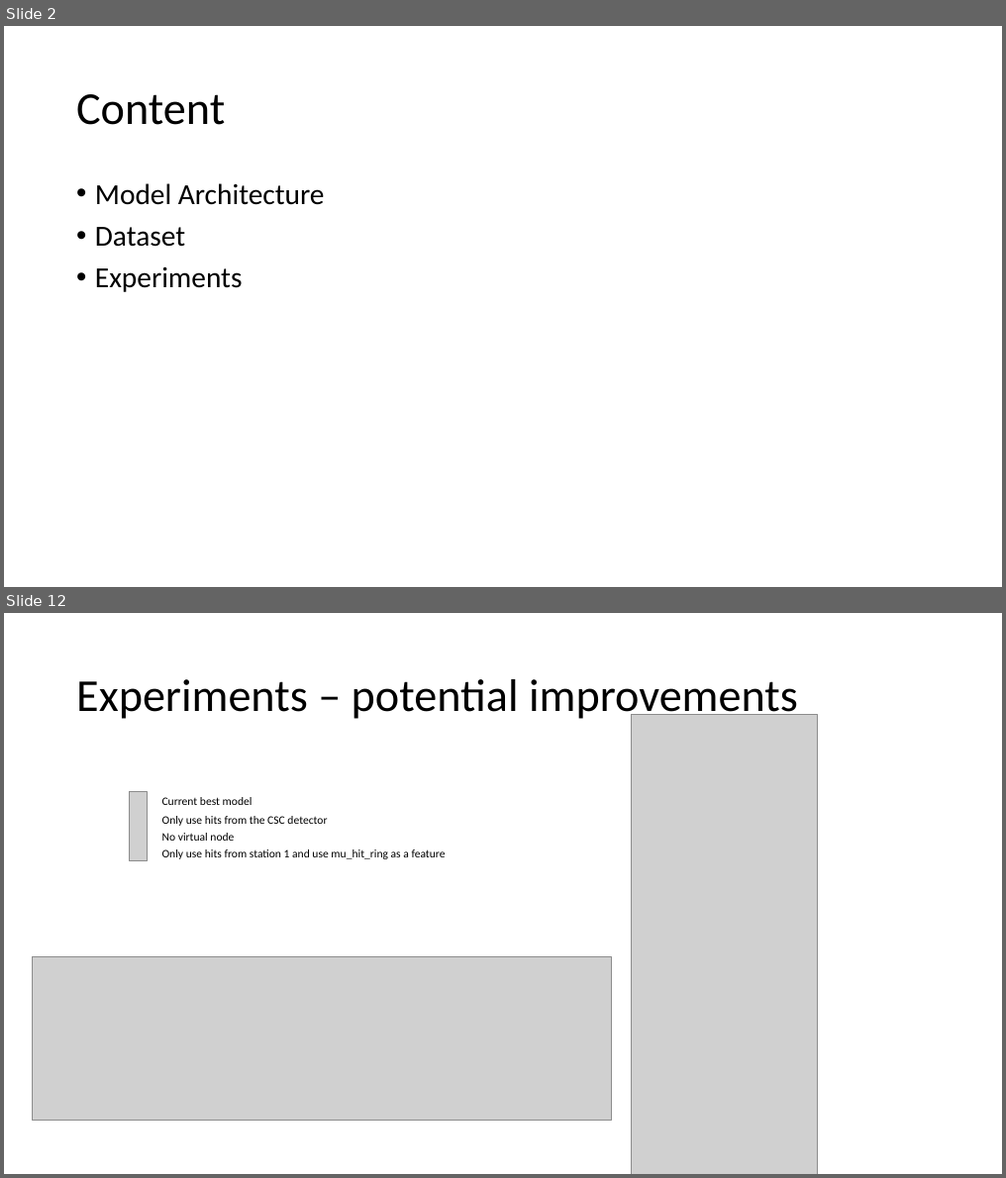
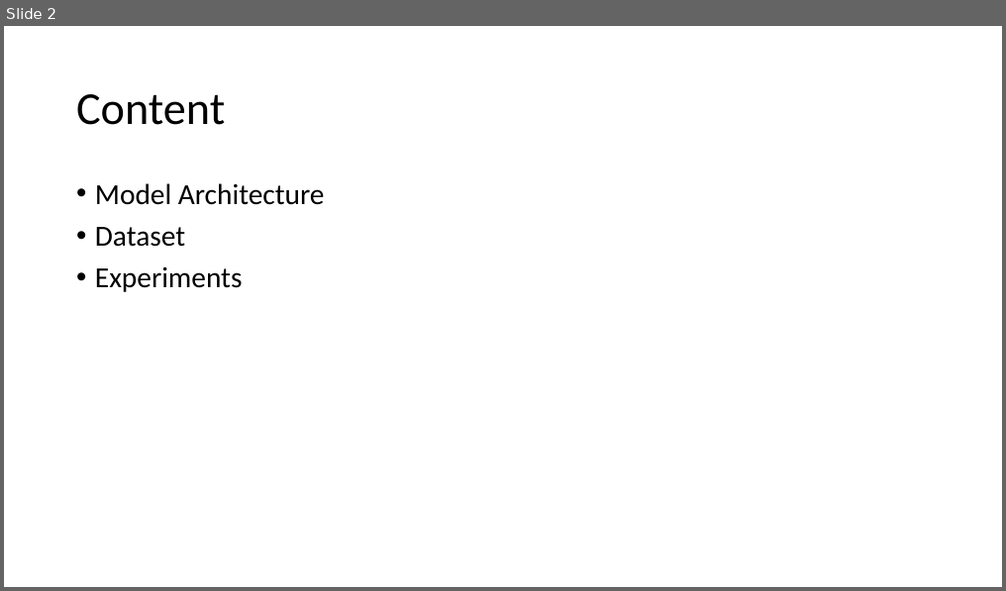
Before and after one commit to ekoenig4/Tau3MuGNNs, a slide deck: Tau3MuGNNs.pptx. Shown one above the other, each under a label of ours: slides 2 and 12 before the commit, slide 2 after it; the slides between them are not shown. The pictures are 1006x1178 and 1006x591 pixels, drawn with LibreOffice and Linux fonts; fonts in the diff are those of the drawing; grey boxes stand for pictures. Boxes give left, top, right and bottom in pixels: in the first picture for what was removed or moved away, otherwise in the second. Text is boxed around its words. In the diff, an @@ line names an element or a change of style, - is before the commit and + after.

```diff
--- a/Tau3MuGNNs.pptx
+++ b/Tau3MuGNNs.pptx
@@ slide 12 removed at [4,613,1002,1174], background #FFFFFF @@
@@ title removed at [76,679,798,723] @@
-Experiments – potential improvements
@@ picture removed at [632,714,817,1174] @@
@@ picture removed at [129,792,147,861] @@
@@ text removed at [162,797,252,805] @@
-Current best model
@@ text removed at [162,816,327,826] @@
-Only use hits from the CSC detector
@@ text removed at [162,833,234,841] @@
-No virtual node
@@ text removed at [162,850,446,860] @@
-Only use hits from station 1 and use mu_hit_ring as a feature
@@ picture removed at [32,958,611,1121] @@
```
Also in this commit, not shown: 6 slides changed, 7 slides added, 3 other slides removed, 7 other files.
